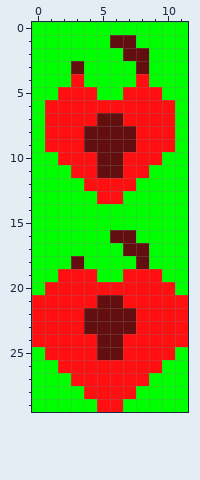
Edited in one commit: pixel-art sprite (images/heart_middle.png). That is the earlier state.
The file is 12x30 pixels.
And afterwards:
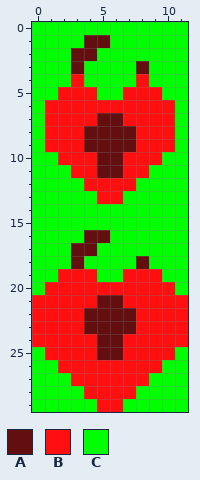
Palette (. is transparent): A #630f0f  B #ff0f0f  C #00ff00
Changes in this commit:
Colour C becomes colour A in row 1 at x 4 to 5; in row 2 at x 3 to 4; in row 16 at x 4 to 5; in row 17 at x 3 to 4.
Colour A becomes colour C in row 1 at x 6 to 7; in row 2 at x 7 to 8; in row 16 at x 6 to 7; in row 17 at x 7 to 8.
